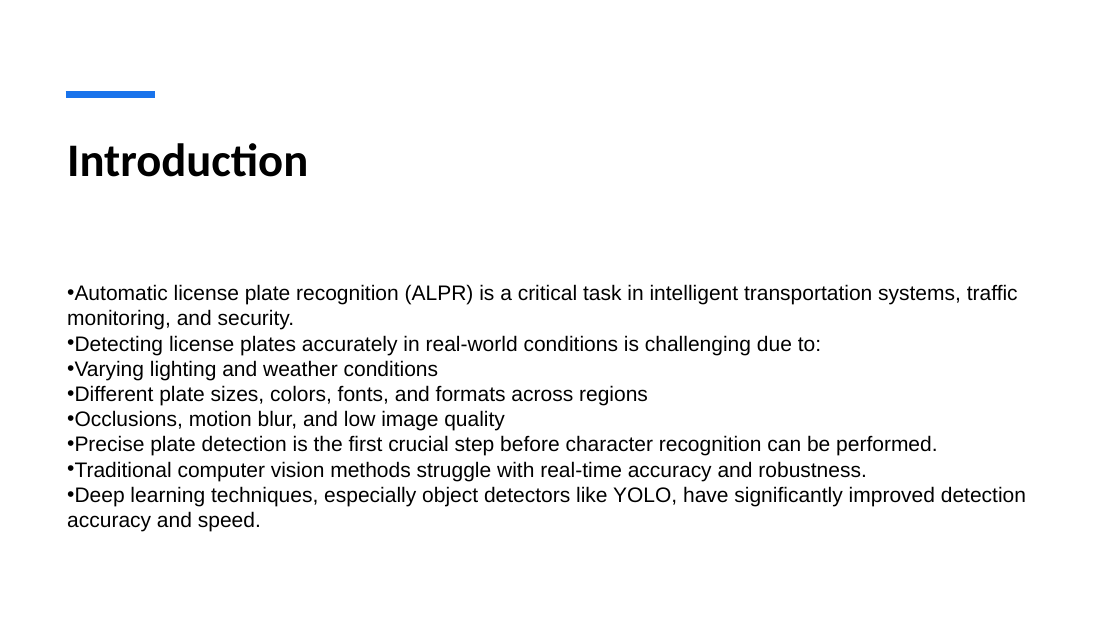
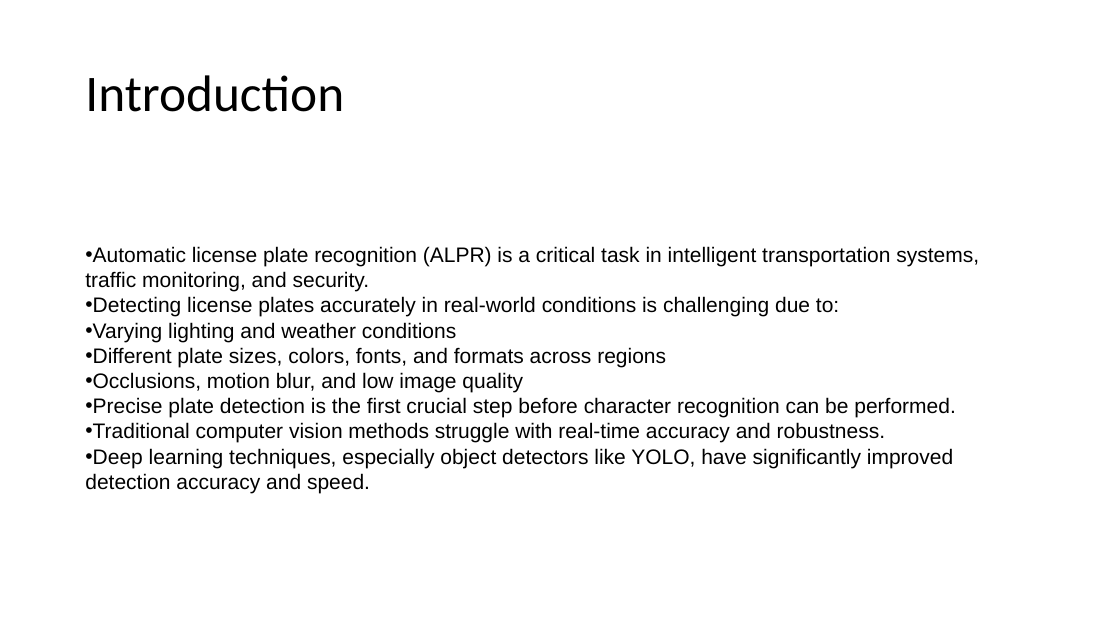
Before and after one commit to Obrigad0/Car-plate-Recognition-and-Reconstruction-with-DL, a slide deck: slide 4 of presentation.pptx. Drawn at 1120x630 pixels with LibreOffice and Linux fonts; fonts in the diff are those of the drawing. Boxes give left, top, right and bottom in pixels: in the first picture for what was removed or moved away, otherwise in the second. Text is boxed around its words. In the diff, an @@ line names an element or a change of style, - is before the commit and + after.

```diff
--- a/presentation.pptx
+++ b/presentation.pptx
@@ title "Introduction": place and size @@
-title "Introduction" at [67, 143, 308, 177]
+title "Introduction" at [85, 75, 344, 112]
@@ title "Introduction" at [85, 75, 344, 112]: size 40 to 44 pt, bold off; line spacing 1 to 0.9; vertical alignment top to middle @@
@@ line removed from (66, 95) to (155, 95) @@
@@ text "Automatic license plate recognition (ALPR) ..." rewrapped from [67, 284, 1026, 531] to [85, 246, 979, 493] @@
```
Also in this commit, not shown: 14 other slides changed, 2 slides added, 2 slides removed.
